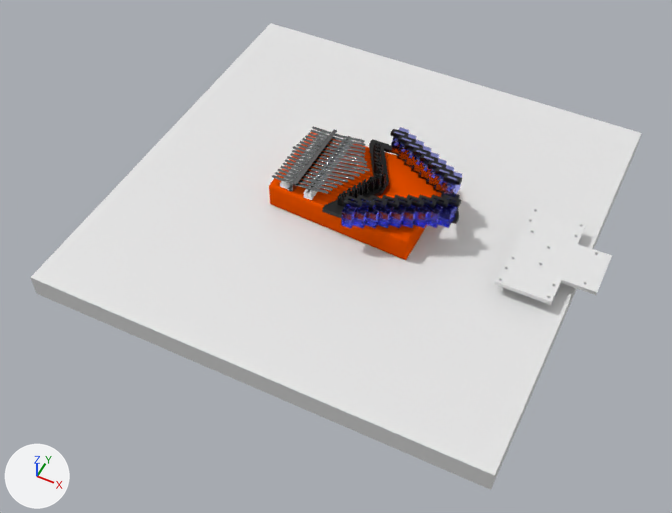
One commit to the Blender file Assembly.blend: the scene before it, then after it.
The view is the same before and after, from a 50 mm lens placed at (33.8, -73.6, 78.5), pointed at (0.4, -7.0, -4.8). The lights are fixed; the arrows at lower left show +X, +Y and +Z.
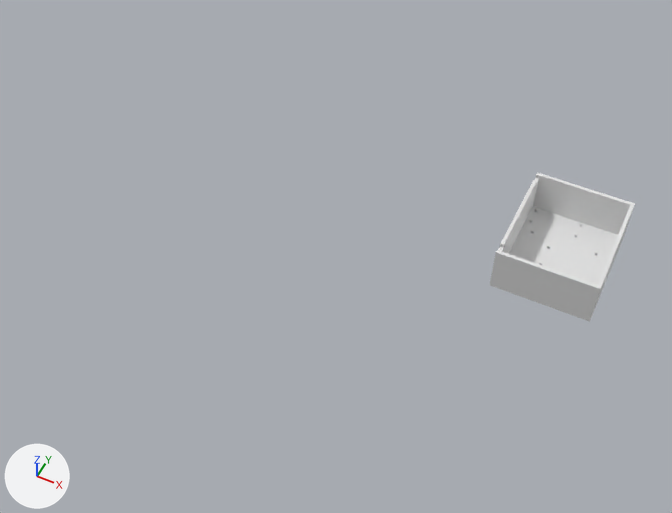
ob_cube_001 is not drawn itself; it is used by a modifier of ob_base_plate.
ob_cylinder_014 is not drawn itself; it is used by a modifier of ob_base_plate.
ob_cylinder_015 is not drawn itself; it is used by a modifier of ob_base_plate.
ob_cylinder_016 is not drawn itself; it is used by a modifier of ob_base_plate.

The change, as a list of edits to the scene's bpy script:
```text
Change me_cube_063:
    used by ob_base_plate; location = (25.0, 0.0, 0.0); scale = (0.0525, 0.065, 0.0025)
    remove me_cube_063.from_pydata(...)  # 8 vertices, 6 faces; spans x -100.0..100.0, y -100.0..100.0, z -100.0..100.0
    add me_cube_063.from_pydata(...)  # 81 vertices, 84 faces; spans x -108.0..108.0, y -106.0..106.0, z -100.0..2600.0
    me_cube_063 part 1
    6 faces are deleted
    8 vertices are added at x -108.0..100.0, y -106.0..106.0, z 100.0..2600.0
    5 new vertices lie (0.0, 0.0, 2500.0) away from vertices in x -100.0..100.0, y -100.0..100.0, z 100.0
    5 new vertices lie (0.0, 15.0, 0.0) away from vertices in x -100.0..100.0, y -100.0, z -100.0..2600.0
    6 new vertices lie (8.0, 0.0, 0.0) away from vertices in x 100.0, y -100.0..100.0, z -100.0..2600.0
    7 new vertices lie (0.0, -15.0, 0.0) away from vertices in x -100.0..108.0, y 100.0, z -100.0..2600.0
    6 new vertices lie (-8.0, 0.0, 0.0) away from vertices in x -100.0, y -100.0..100.0, z -100.0..2600.0
    8 new vertices lie (0.0, 0.0, 200.0) away from vertices in x -108.0..108.0, y -100.0..100.0, z -100.0
    10 new vertices lie (0.0, -6.0, 0.0) away from vertices in x -108.0..108.0, y -100.0, z -100.0..2600.0
    10 new vertices lie (0.0, 6.0, 0.0) away from vertices in x -108.0..108.0, y 100.0, z -100.0..2600.0
    8 new vertices lie (0.0, 0.0, 2250.0) away from vertices in x -108.0..-100.0, y -100.0..100.0, z 100.0
    84 new faces join them
Change ob_table:
    add ob_table.hide_set(True)
Change ob_kalimba_thong_metal:
    add ob_kalimba_thong_metal.hide_set(True)  # its collection is switched off
Change ob_cube:
    add ob_cube.hide_set(True)  # its collection is switched off
Change ob_kalimba_applied:
    add ob_kalimba_applied.hide_set(True)  # its collection is switched off
Change ob_t_01:
    add ob_t_01.hide_set(True)  # its collection is switched off
Change ob_t_02:
    add ob_t_02.hide_set(True)  # its collection is switched off
Change ob_t_03:
    add ob_t_03.hide_set(True)  # its collection is switched off
Change ob_t_04:
    add ob_t_04.hide_set(True)  # its collection is switched off
Change ob_t_05:
    add ob_t_05.hide_set(True)  # its collection is switched off
Change ob_t_06:
    add ob_t_06.hide_set(True)  # its collection is switched off
Change ob_t_07:
    add ob_t_07.hide_set(True)  # its collection is switched off
Change ob_t_08:
    add ob_t_08.hide_set(True)  # its collection is switched off
Change ob_t_09:
    add ob_t_09.hide_set(True)  # its collection is switched off
Change ob_t_10:
    add ob_t_10.hide_set(True)  # its collection is switched off
Change ob_t_11:
    add ob_t_11.hide_set(True)  # its collection is switched off
Change ob_t_12:
    add ob_t_12.hide_set(True)  # its collection is switched off
Change ob_t_13:
    add ob_t_13.hide_set(True)  # its collection is switched off
Change ob_t_14:
    add ob_t_14.hide_set(True)  # its collection is switched off
Change ob_t_15:
    add ob_t_15.hide_set(True)  # its collection is switched off
Change ob_t_16:
    add ob_t_16.hide_set(True)  # its collection is switched off
Change ob_t_17:
    add ob_t_17.hide_set(True)  # its collection is switched off
Change ob_servo_array_left:
    add ob_servo_array_left.hide_set(True)  # its collection is switched off
Change ob_socket_piece_app_l_upper:
    add ob_socket_piece_app_l_upper.hide_set(True)  # its collection is switched off
Change ob_servo_array_right_proto:
    add ob_servo_array_right_proto.hide_set(True)  # its collection is switched off
Change ob_socket_piece_app_r_upper:
    add ob_socket_piece_app_r_upper.hide_set(True)  # its collection is switched off
Change ob_base_plate:
    ob_base_plate.scale: (0.0525, 0.065, 0.0025) -> (0.0525, 0.065, 0.002)
    where _m = ob_base_plate.modifiers.new('Boolean.002', 'BOOLEAN')
    _m.object: ob_base_plate_cutout_r -> ob_cylinder_014
    where _m = ob_base_plate.modifiers.new('Boolean.003', 'BOOLEAN')
    _m.object: ob_base_plate_cutout_l -> ob_cube_001
    add _m = ob_base_plate.modifiers.new('Boolean.004', 'BOOLEAN')
    add _m.object = ob_cylinder_016
    add _m.solver = 'FLOAT'
    add _m = ob_base_plate.modifiers.new('Boolean.005', 'BOOLEAN')
    add _m.object = ob_cylinder_015
    add _m.solver = 'FLOAT'
Change ob_base:
    add ob_base.hide_set(True)  # its collection is switched off
Add ob_cylinder_016:
    ob_cylinder_016 = bpy.data.objects.new('Cylinder.016', me_cylinder_022.copy())  # the mesh of ob_cylinder_013
    ob_cylinder_016.location = (30.4, -4.5, 1.0)
    ob_cylinder_016.rotation_euler = (0.0, 1.571, 0.0)  # degrees (0, 90, 0)
    ob_cylinder_016.scale = (0.0015, 0.0015, 0.005)
Add ob_cylinder_015:
    ob_cylinder_015 = bpy.data.objects.new('Cylinder.015', me_cylinder_022.copy())  # the mesh of ob_cylinder_013
    ob_cylinder_015.location = (30.4, -5.0, 1.0)
    ob_cylinder_015.rotation_euler = (0.0, 1.571, 0.0)  # degrees (0, 90, 0)
    ob_cylinder_015.scale = (0.0015, 0.0015, 0.005)
Add ob_cylinder_014:
    ob_cylinder_014 = bpy.data.objects.new('Cylinder.014', me_cylinder_022.copy())  # the mesh of ob_cylinder_013
    ob_cylinder_014.location = (30.4, 1.75, 1.4)
    ob_cylinder_014.rotation_euler = (0.0, 1.571, 0.0)  # degrees (0, 90, 0)
    ob_cylinder_014.scale = (0.005, 0.005, 0.005)
Add ob_cube_001:
    ob_cube_001 = bpy.data.objects.new('Cube.001', me_cube_063.copy())  # the mesh of ob_base_plate
    ob_cube_001.location = (30.4, -1.1, 1.1)
    ob_cube_001.scale = (0.0065, 0.0065, 0.0065)
```

Boxes (x1, y1, x2, y2) around the edits, measured in the pictures (672 x 513 px):
'Table', hidden
    before: (30, 23, 641, 490)
'Base Plate', reshaped, rescaled, modifiers changed (23% wider, 51% taller)
    before: (494, 206, 612, 305)
    after: (490, 172, 635, 322)
'Kalimba Applied', hidden (orange)
    before: (269, 132, 442, 260)
'Servo Array Left', hidden
    before: (341, 198, 457, 229)
'Base', hidden (black)
    before: (322, 139, 460, 224)
'Servo Array Right Proto', hidden
    before: (391, 127, 462, 198)
'Socket Piece App L Upper', hidden
    before: (344, 195, 461, 208)
'Socket Piece App R Upper', hidden (black)
    before: (390, 129, 462, 185)
'Cube', hidden
    before: (287, 129, 337, 192)
'T 01', hidden
    before: (292, 150, 370, 172)
'T 02', hidden
    before: (290, 153, 365, 174)
'T 04', hidden
    before: (287, 156, 360, 177)
'T 03', hidden
    before: (293, 146, 368, 167)
'T 06', hidden
    before: (285, 159, 355, 180)
'T 05', hidden
    before: (296, 144, 367, 164)
'T 08', hidden
    before: (283, 163, 348, 183)
'T 07', hidden
    before: (299, 141, 365, 160)
'T 10', hidden
    before: (280, 166, 343, 185)
'T 12', hidden
    before: (278, 169, 337, 188)
'T 09', hidden
    before: (302, 138, 365, 157)
'T 14', hidden
    before: (275, 172, 333, 191)
'T 17', hidden
    before: (272, 175, 329, 194)
'T 11', hidden
    before: (305, 135, 366, 153)
'T 13', hidden
    before: (308, 133, 366, 150)
'T 15', hidden
    before: (310, 130, 366, 146)
'T 16', hidden
    before: (312, 127, 365, 143)
'Kalimba Thong Metal', hidden
    before: (307, 136, 350, 193)
